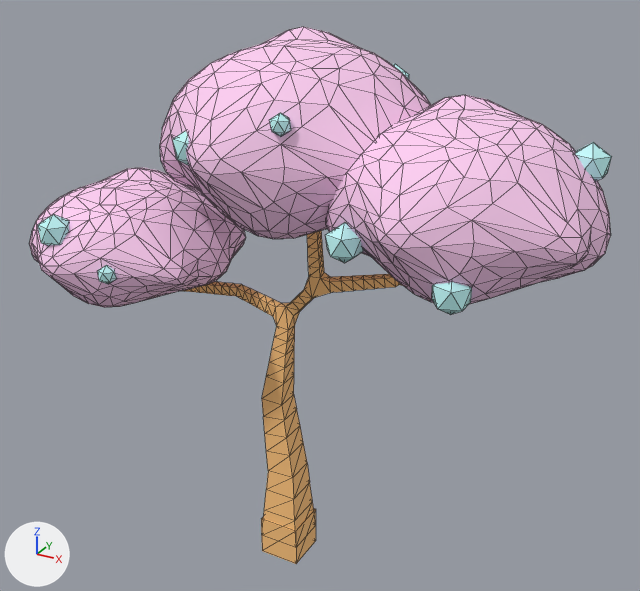
Two versions of the glTF model Groups/Dream/assets/tree3.gltf, one commit apart.
Rendered twice from a 50 mm lens placed at (-5.28, -11.98, 12.99), pointed at (-13.33, 2.66, 5.67). Lighting does not change. The marker at lower left points along +X, +Y and +Z. Mesh edges are drawn as thin lines.

The scene before the commit, as lines of its bpy script (objects in view):
```python
mat_green = principled_material('Green')
mat_green.base_color = (1.0, 0.623, 0.896)  # pink #ffcff3
mat_green.roughness = 0.779
me_icosphere_019 = bpy.data.meshes.new('Icosphere.019')
me_icosphere_019.from_pydata(...)  # 885 vertices, 1758 faces; spans x -20.0..8.9, y -4.7..9.3, z -10.0..3.1
me_icosphere_019.materials.append(mat_green)  # pink #ffcff3
me_icosphere_020 = bpy.data.meshes.new('Icosphere.020')
me_icosphere_020.from_pydata(...)  # 192 vertices, 320 faces; spans x -19.5..9.5, y -4.8..9.0, z -8.1..3.5
me_icosphere_020.materials.append(mat_fruit)  # cyan #c0f8f8
me_icosphere_021 = bpy.data.meshes.new('Icosphere.021')
me_icosphere_021.from_pydata(...)  # 386 vertices, 765 faces; spans x -14.4..3.6, y 0.0..4.2, z -6.1..18.3
me_icosphere_021.materials.append(mat_wood)  # orange #ffc57d
ob_tree2 = bpy.data.objects.new('Tree2', me_icosphere_019)
ob_tree2.location = (-15.8, 3.11, 6.81)
ob_tree2.scale = (-0.407, -0.407, -0.407)
ob_tree2_001 = bpy.data.objects.new('Tree2.001', me_icosphere_020)
ob_tree2_001.location = (-15.8, 3.11, 6.81)
ob_tree2_001.scale = (-0.407, -0.407, -0.407)
ob_tree2_002 = bpy.data.objects.new('Tree2.002', me_icosphere_021)
ob_tree2_002.location = (-15.8, 3.11, 6.81)
ob_tree2_002.scale = (-0.407, -0.407, -0.407)
```
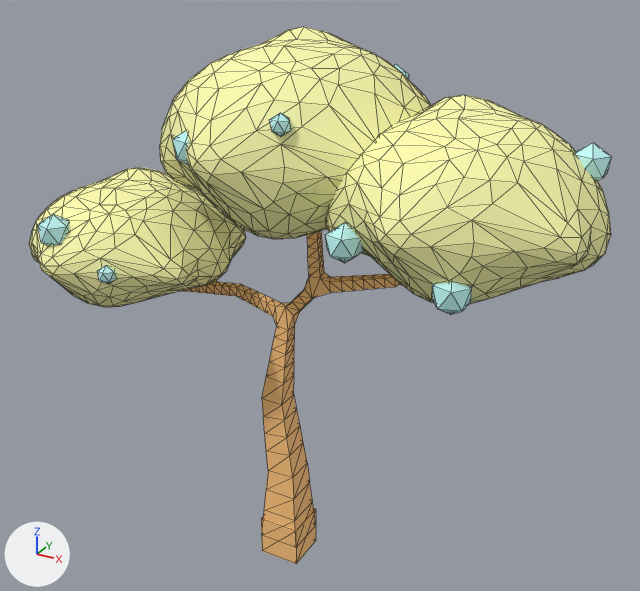
Boxes [x1, y1, x2, y2] around the edits, measured in the pictures (640 x 591 px):
'Tree2', recoloured (pink to beige)
    both: [29, 27, 611, 307]

The change, as a diff of the scene's bpy script:
```diff
--- a/Groups/Dream/assets/tree3.gltf.py
+++ b/Groups/Dream/assets/tree3.gltf.py
@@ mat_green @@
 mat_green = principled_material('Green')
-mat_green.base_color = (1.0, 0.623, 0.896)  # pink #ffcff3
+mat_green.base_color = (1.0, 0.989, 0.433)  # beige #fffeb0
 mat_green.roughness = 0.779
```
